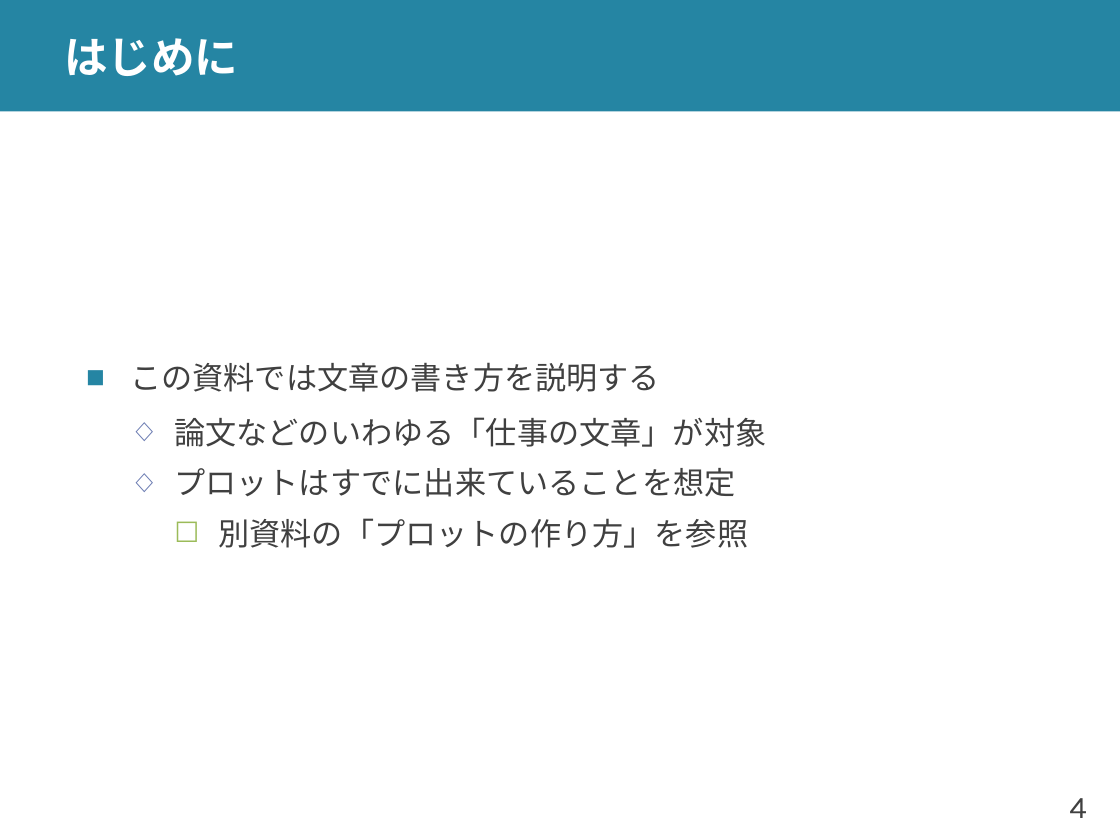
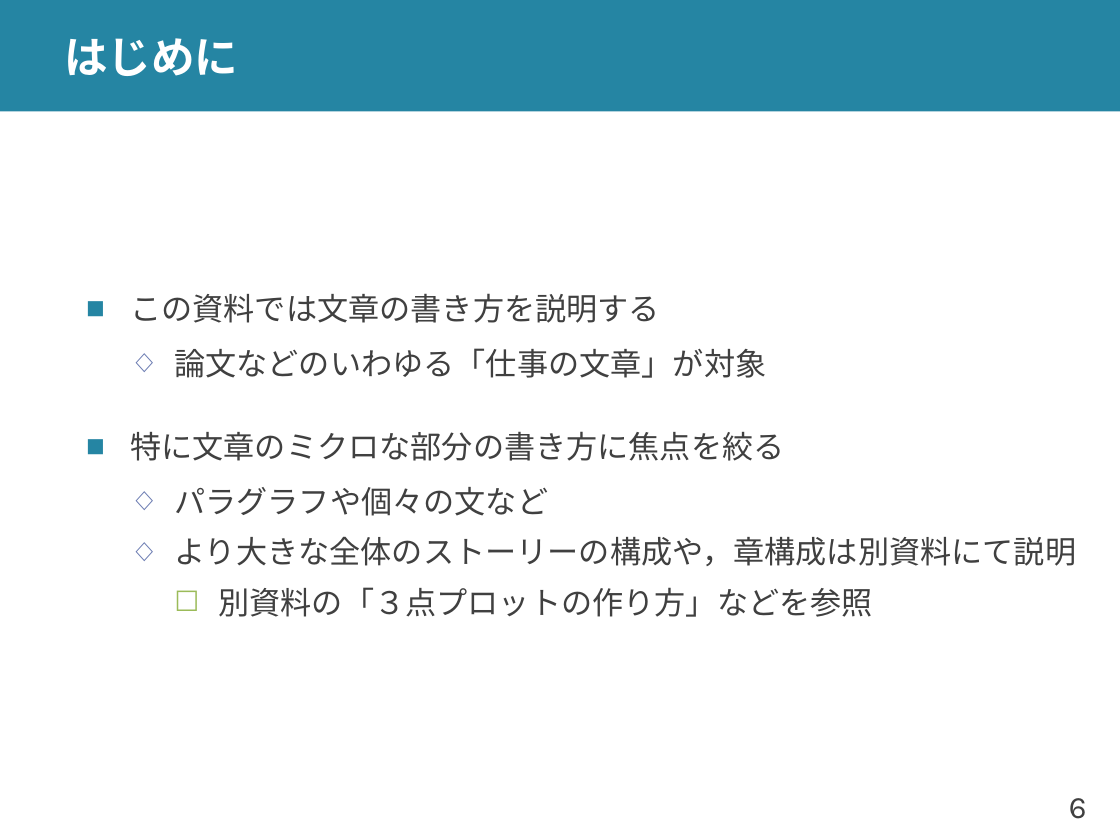
Before and after one commit to shioya-lab/how-to, a slide deck: slide 6 of writing.pptx (slide 4 before the commit). Drawn at 1120x840 pixels with LibreOffice and Linux fonts; fonts in the diff are those of the drawing. Boxes give left, top, right and bottom in pixels: in the first picture for what was removed or moved away, otherwise in the second. Text is boxed around its words. In the diff, an @@ line names an element or a change of style, - is before the commit and + after.

Commit message:
文章の書き方 v3 を追加

```diff
--- a/writing.pptx
+++ b/writing.pptx
@@ text at (130,431,1076,617): text changed @@
-  ◇ プロットはすでに出来ていることを想定
-    ☐ 別資料の「プロットの作り方」を参照
+■ 特に文章のミクロな部分の書き方に焦点を絞る
+  ◇ パラグラフや個々の文など
+  ◇ より大きな全体のストーリーの構成や，章構成は別資料にて説明
+    ☐ 別資料の「３点プロットの作り方」などを参照
@@ page number at (1069,798,1087,819): text changed @@
-4
+6
```
Also in this commit, not shown: 19 other slides changed, 9 slides added, 1 slide removed, 2 other files.
